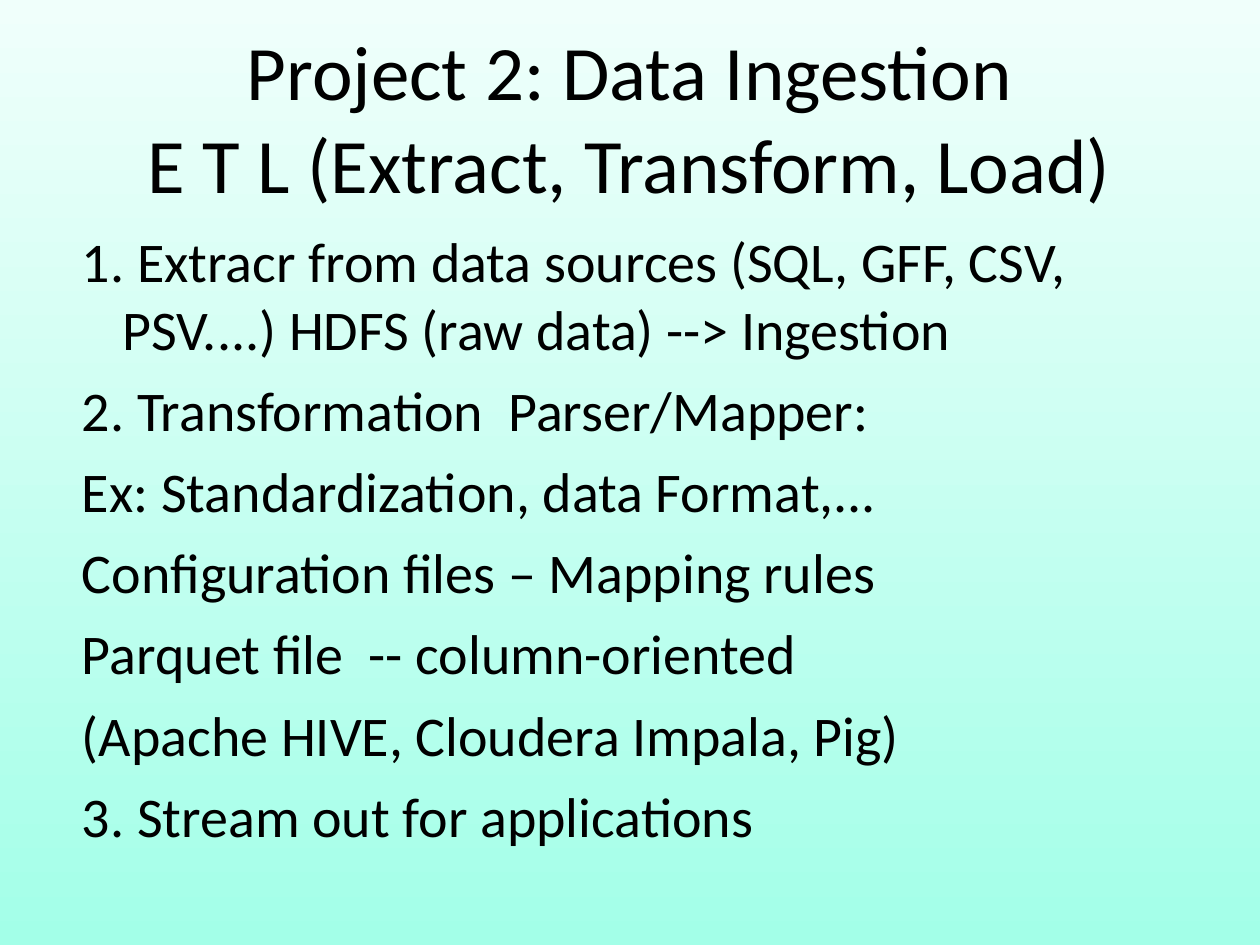
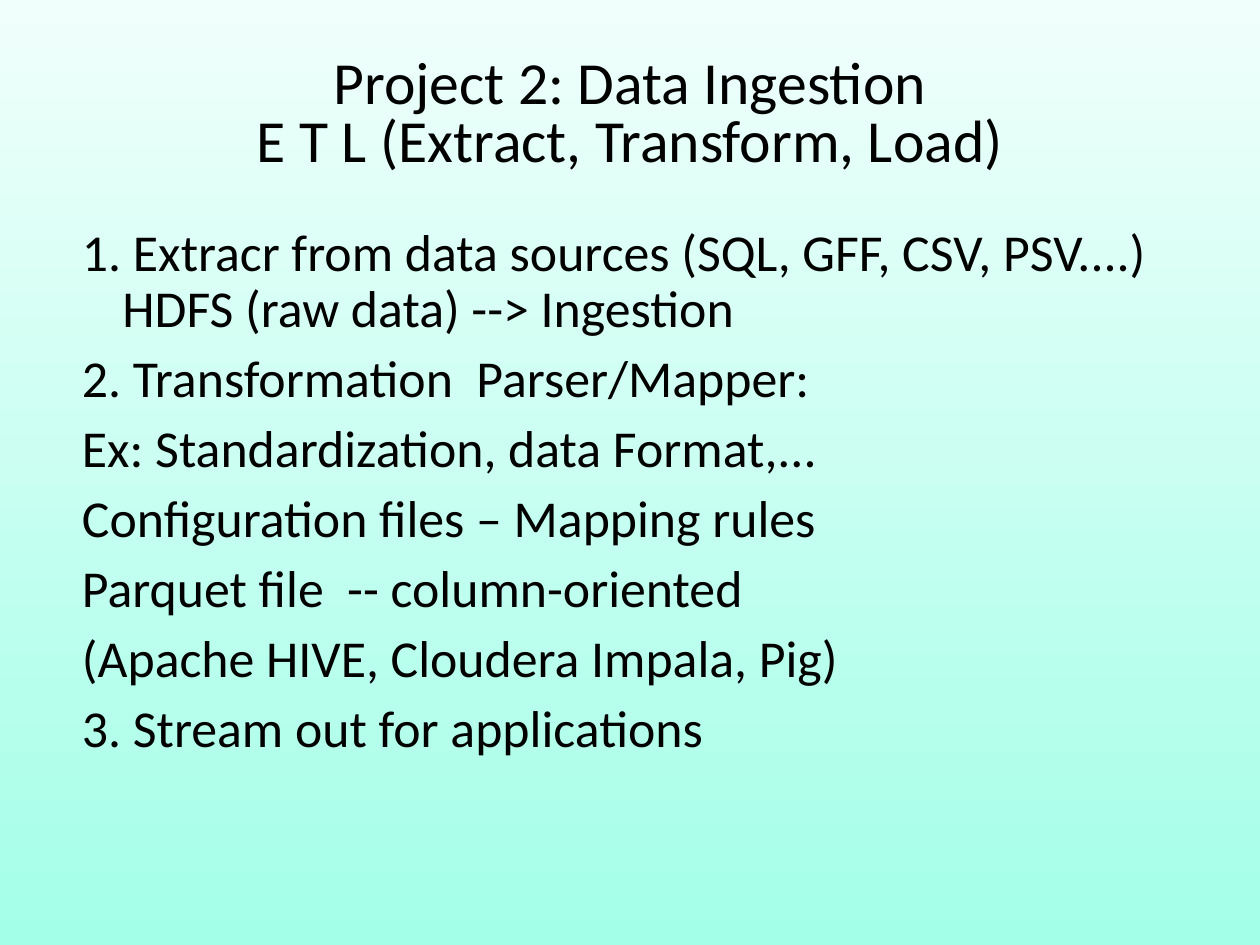
Before and after one commit to robin3795/Data, a slide deck: slide 40 of 2018_1.ppt. Drawn at 1260x945 pixels with LibreOffice and Linux fonts; fonts in the diff are those of the drawing. Boxes give left, top, right and bottom in pixels: in the first picture for what was removed or moved away, otherwise in the second. Text is boxed around its words. In the diff, an @@ line names an element or a change of style, - is before the commit and + after.

```diff
--- a/2018_1.ppt
+++ b/2018_1.ppt
@@ free "Project 2: Data Ingestion" at bbox=[63, 38, 1197, 195]: size 44 to 34.1 pt; line spacing 1 to 0.8 @@
@@ free "1. Extracr from data sources ..." at bbox=[63, 220, 1197, 844]: size 32 to 29.6 pt; line spacing 1 to 0.9 @@
```
Also in this commit, not shown: 18 other slides changed.
